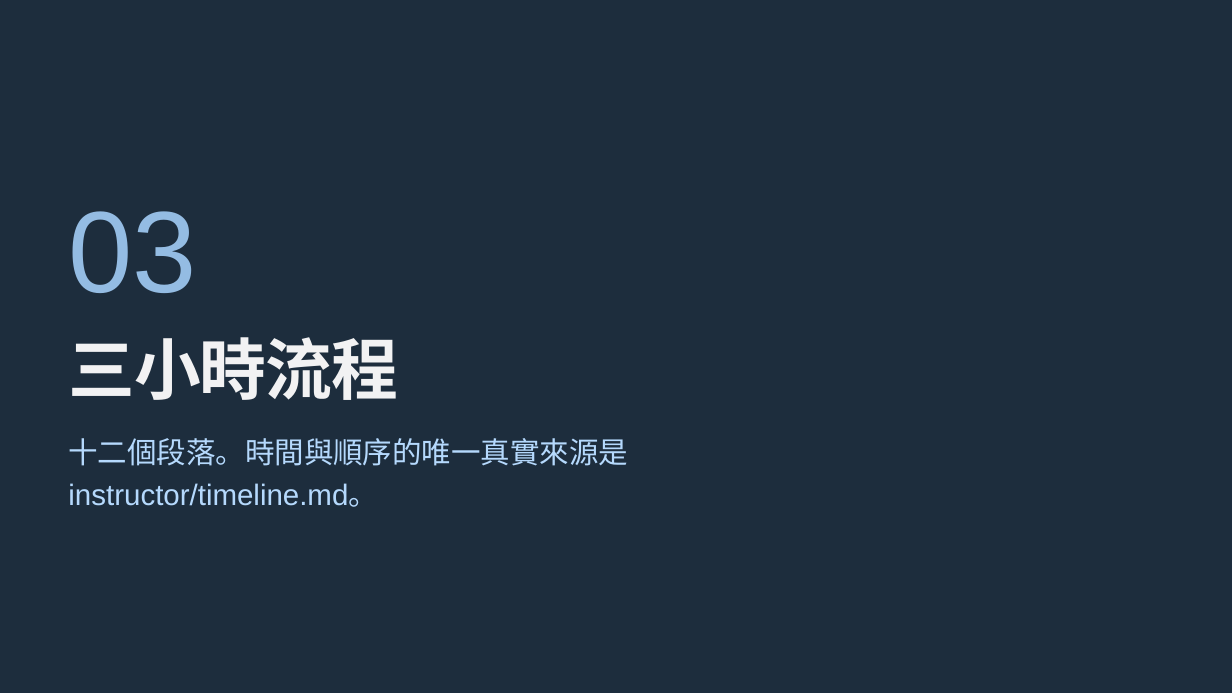
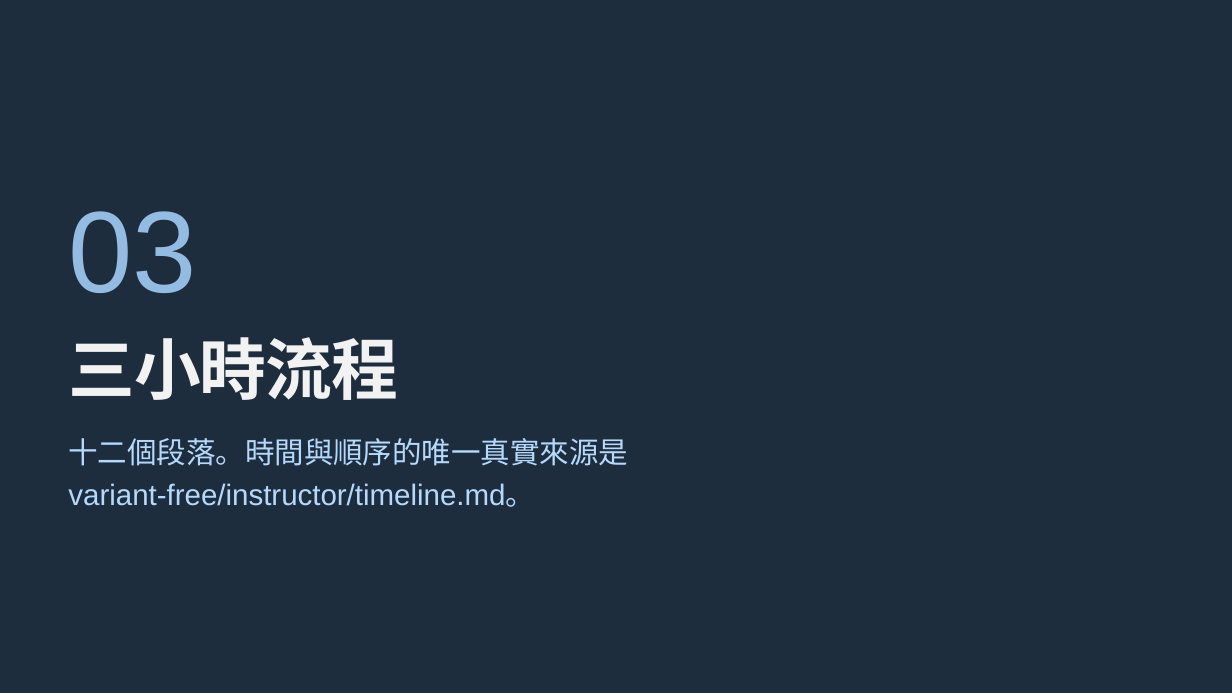
Before and after one commit to htchen/LLM2Life, a slide deck: slide 15 of instructor/LLM2Life_slide_deck.pptx. Drawn at 1232x693 pixels with LibreOffice and Linux fonts; fonts in the diff are those of the drawing. Boxes give left, top, right and bottom in pixels: in the first picture for what was removed or moved away, otherwise in the second. Text is boxed around its words. In the diff, an @@ line names an element or a change of style, - is before the commit and + after.

```diff
--- a/instructor/LLM2Life_slide_deck.pptx
+++ b/instructor/LLM2Life_slide_deck.pptx
@@ text at (68,438,628,507): text changed @@
-十二個段落。時間與順序的唯一真實來源是 instructor/timeline.md。
+十二個段落。時間與順序的唯一真實來源是 variant-free/instructor/timeline.md。
```
Also in this commit, not shown: 6 other slides changed.
